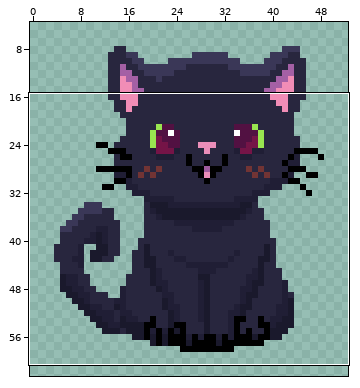
Edited in one commit: pixel-art file (assets/makkuro_sprite.aseprite). The first picture is a wide view before the edit; the outline marks the close-up.
Close-up. Before the commit:
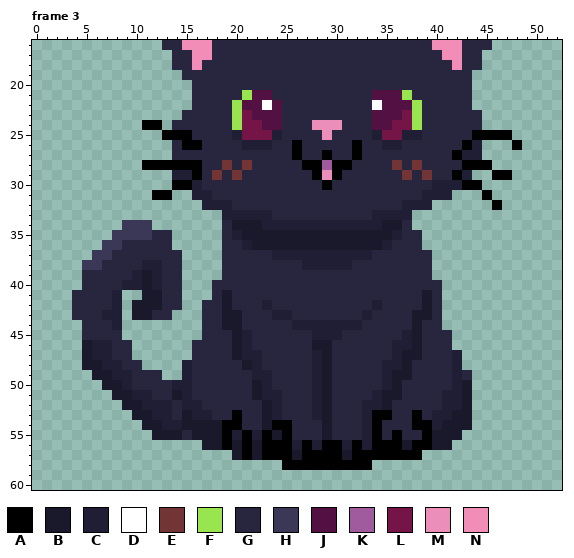
111x63 pixels, 5 frames. Colours within 5 levels of each other are drawn and written as one. Shown: frame 3: x 0..52, y 16..60. The wide view leaves out empty margins. The commit also changed other frames or places, which this record leaves out.
Visible layers, top first: "idle/blink", "idle/meow", "idle/face", "idle/tailswing", "idle/body".
Palette (. is transparent): A #000000  B #1a192c  C #201e35  D #ffffff  E #723434  F #99e550  G #28263e  H #3a3757  J #521142  K #9f5b9d  L #751447  M #eb8eb9  N #f18db6
Pixels before, frame 3, first column x 4:
16 .........GGNNNGGGGGGGGGGGGGGGGGGGGGGNNNGGG...
17 ..........GGNNGGGGGGGGGGGGGGGGGGGGGGGNNGG....
18 ..........GGNGGGGGGGGGGGGGGGGGGGGGGGGGNGG....
19 ...........GGGGGGGGGGGGGGGGGGGGGGGGGGGGG.....
20 ............GGGGGGGGGGGGGGGGGGGGGGGGGGGG.....
21 ............GGGGGFJJGGGGGGGGGGJJJFGGGGGG.....
22 ............GGGGFJJDJGGGGGGGGGDJJJFGGGGG.....
23 ...........GGGGGFLJJJGGGGGGGGGJJJLFGGGGGG....
24 .......AA.GGGGGGFLLJJGGGMMMGGGJJLLFGGGGGG....
25 .........AAAGGGGCLLLCGGGGMGGGGCLLCCGGGGGAAAA.
26 ..........GAAGGGGCCCGGAGGGGGAGGCCGGGGGGAC...A
27 ..........GGGGGGGGGGGGAGGAGGAGGGGGGGGGACC....
28 .......AAAAAAGGEGEGGGGGAAKAAGGGGEGEGGGGAAA...
29 ..........CCAGEGEGGGGGGGAMAGGGGGGEGEGGAC..AA.
30 ..........AACGGGGGGGGGGGGAGGGGGGGGGGCCCAA....
31 ........AA..CCGGGGGGGGGGGGGGGGGGGGGCCC...A...
32 .............CCCGGGGGGGGGGGGGGGGGCCC......A..
33 ...............CCCCCGGGGGGGGGGCCCC...........
34 .....HHH.......GBBBCCCCCCCCCCCCBBG...........
35 ....HHHHGG.....GCBBBBBBBBBBBBBBBCGG..........
36 ...HHGGGGG.....GGCBBBBBBBBBBBBBCGGG..........
37 ..HHGGGGGGG....GGGGGCCCCCCCCCCGGGGGG.........
38 .HHGGGGCCGG....GGGGGGGGCCCCCGGGGGGGG.........
39 .GGGGGCBCGG....GGGGGGGGGGGGGGGGGGGGG.........
40 .GGGGCCBCGG...GGGGGGGGGGGGGGGGGGGGGGG........
41 GGGGC..BBGG...GBGGGGGGGGGGGGGGGGGGGBG........
42 GGGGC.BBBGG..GGBGGGCGGGGGGGGGGCGGGGBG........
43 GGGCC.BBGG...GGBBGGGCCGGGGGGGCGGGGBBG........
44 .GGGC........GGBBGGGGGCCCCCCCGGGGGBGG........
45 .GGGG........GGGBCGGGGGGCCCGGGGGGCBGGG.......
46 .BCCGG......GGGGBCGGGGGGBBGGGGGGCCBGGG.......
47 .BCCGG......GGGGBCCGGGGGCBGGGGGGCBBGGGC......
48 .BBCCGG....CGGGGGBCGGGGGCBGGGGGCCBGGGGC......
49 ..BBCCGGG..CGGGGGGCCGGGGCBGGGGGCBBGGGGCG.....
50 ...BBCGGGGCCGGGGGGBCGGGGCBGGGGGCBGGGGGCB.....
51 ....BBCCGGBCGGGGGGBCCGGGCBGGGGCBBGGGGCCB.....
52 .....BBCCCGCCGGGGGGBCGGGCBGGGCCBGGGGGCCB.....
53 ......BBCCGBCCGGAGGBCGGGCBGGGCAAGGAGCCBB.....
54 .......BBCCBBBBAAGGBAAGGGBGGGCAGGGAACBBB.....
55 ........BBBGBBBACACABAGGGBGGGCAGAGGABBB......
56 .............BBABABAAACACAACACAAABAABB.......
57 ................BABAAABAAAABAAAAAAA..........
58 .....................AAAAAAAAA...............
Now the later version:
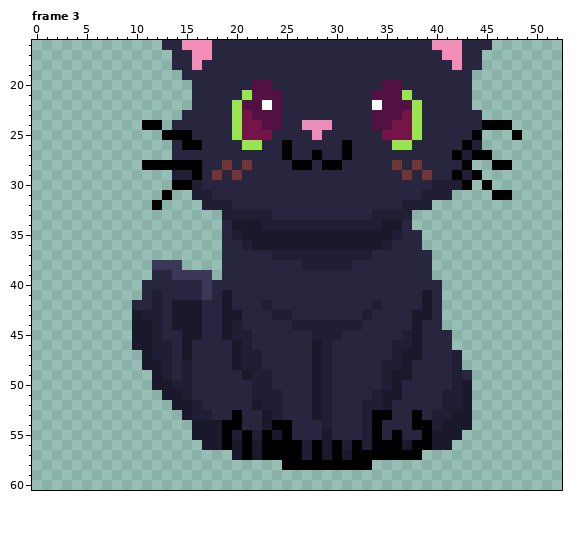
Diff:
layer "spinwalk" now shown
layer "idle/body" now hidden
layer "idle/tailswing" now hidden
layer "idle/face" now hidden
layer "idle/meow" now hidden
layer "idle/blink" now hidden
Changed rows in their new state; - is an unchanged pixel.
Frame 3:
first column x 4:
20 ------------------JJ-----------JJ------------
21 --------------------J------------------------
24 -----------------------M--G--------------AAA-
25 ----------------F---G---MG----G--LF------...A
26 -----------------FFG-AG----AG--GFF----------.
27 ---------------------AG-AG-AG-----------AA---
28 ----------------------A-GA-G------------..AA-
29 ------------------------GGG-------------A-..-
30 -------------------------G--------------.A---
31 --------.--------------------------------.AA-
32 --------A---------------------------------.--
34 -----...-------------------------------------
35 ----......-----------------------------------
36 ---.......-----------------------------------
37 --.........----------------------------------
38 -.......HHH----------------------------------
39 -.......G-HHHH-------------------------------
40 -......GG--GGH-------------------------------
41 .....--GC--GGH-------------------------------
42 .....-GGC-BBB--------------------------------
43 .....--CC-BBB--------------------------------
44 -....-BBCGBBB---C----------------------------
45 -....-BBCGGBB--BC----------------------------
46 -.....BBCCGB-------------C-------------------
47 -.....-BCCGB------------BC-------------------
48 -......BBCG-----BC------BC-------------------
49 --......BCG------B------BC-------------------
50 ---.....BB--------C-----BC-------------------
51 ----.....B--------C-----BC-------------------
52 -----.....BB------BC----BC-------------------
53 ------.....-------------BC-------------------
54 -------.....-------------C-------------------
55 --------....---------------------------------
56 ----------------------ACAB-------------------
57 ----------------------AC-B-------------------
